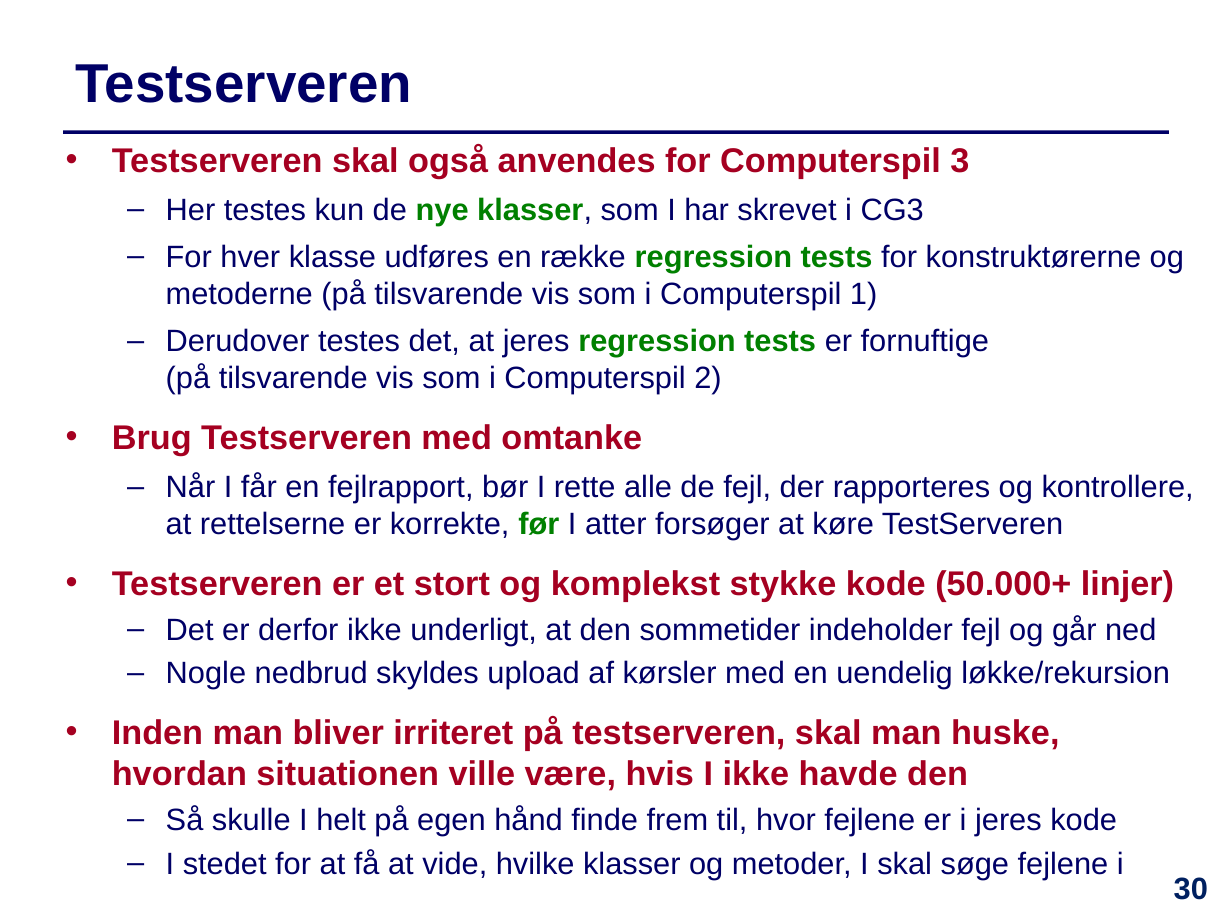
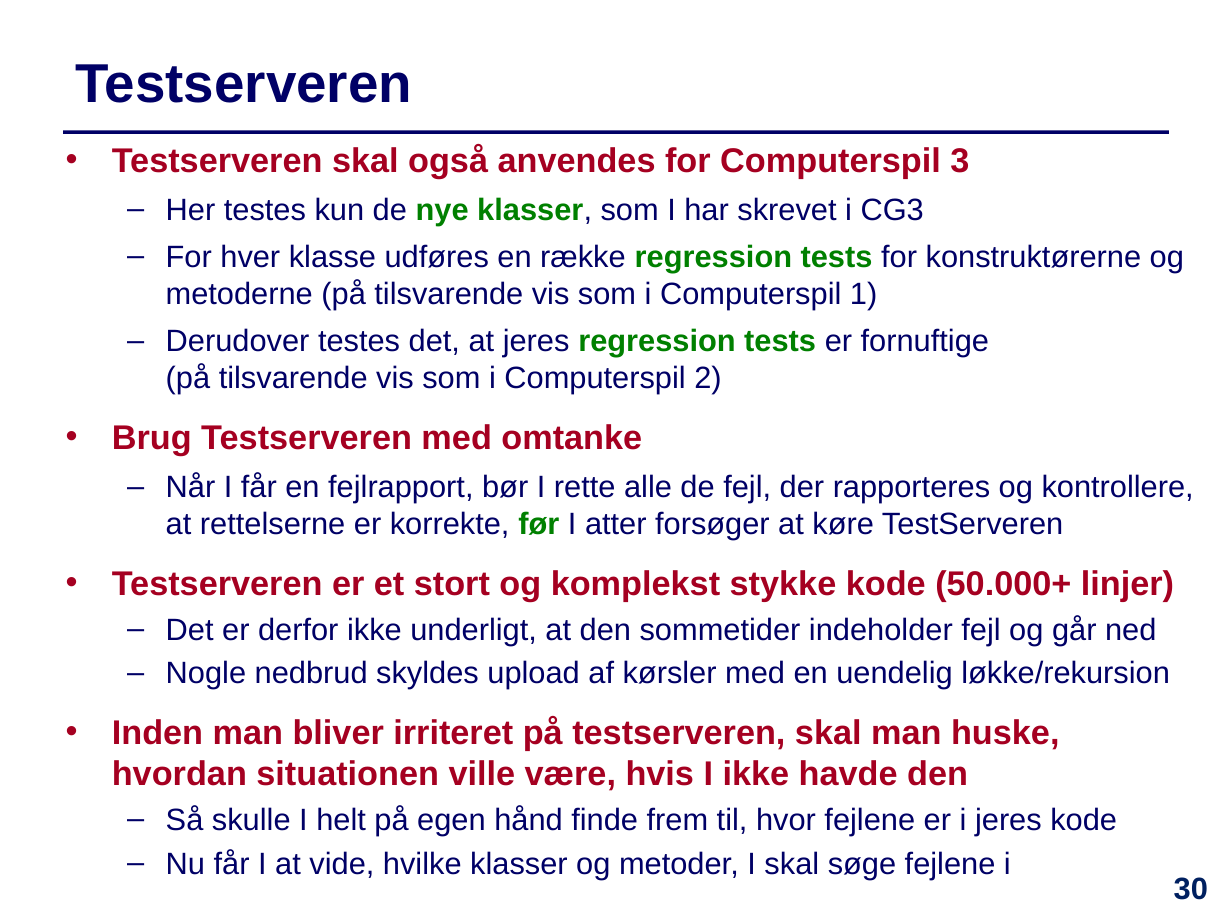
Before and after one commit to IntProgAU/Materiale, a slide deck: slide 30 of web/e22/uge_13/Slides-Uge13.pptx. Drawn at 1232x924 pixels with LibreOffice and Linux fonts; fonts in the diff are those of the drawing. Boxes give left, top, right and bottom in pixels: in the first picture for what was removed or moved away, otherwise in the second. Text is boxed around its words. In the diff, an @@ line names an element or a change of style, - is before the commit and + after.

```diff
--- a/web/e22/uge_13/Slides-Uge13.pptx
+++ b/web/e22/uge_13/Slides-Uge13.pptx
@@ text at (x1=166, y1=849, x2=1011, y2=879): text changed @@
-  – I stedet for at få at vide, hvilke klasser og metoder, I skal søge fejlene i
+  – Nu får I at vide, hvilke klasser og metoder, I skal søge fejlene i
```
Also in this commit, not shown: 1 other slide changed, 1 other file.
